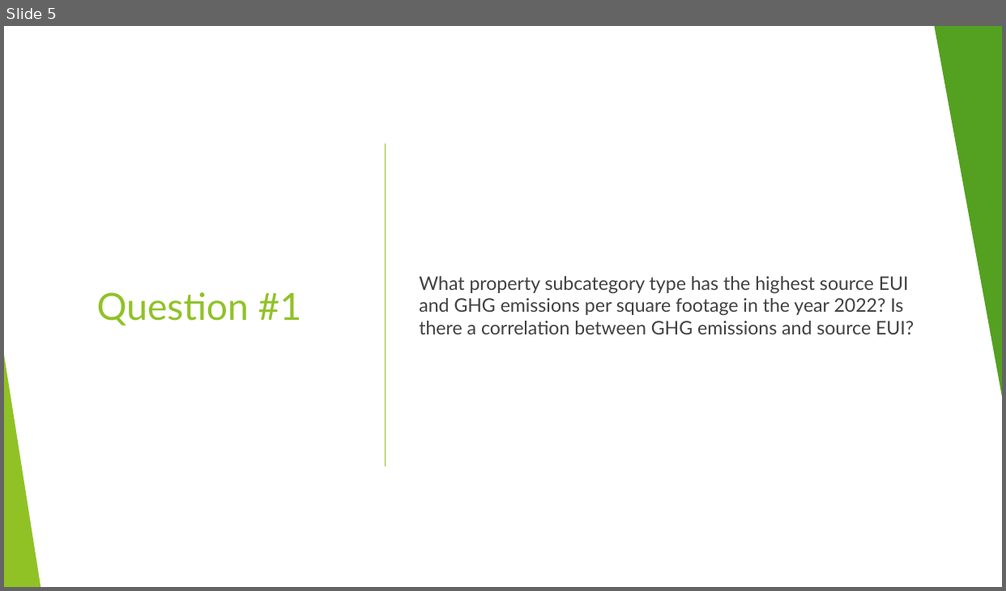
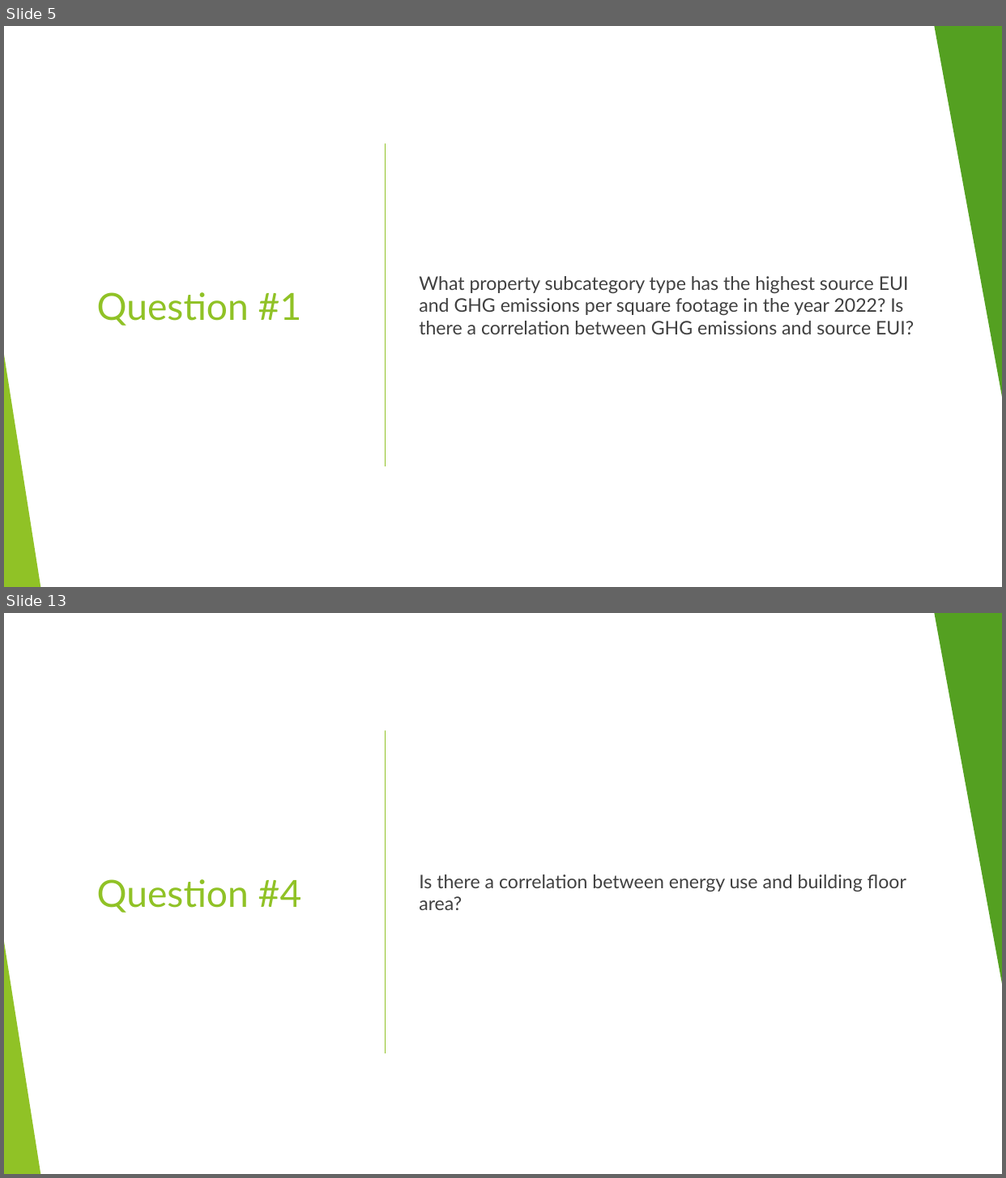
Before and after one commit to zohairnz/project-1, a slide deck: Energy Consumption Analysis for Buildings in San Francisco.pptx. Shown one above the other, each under a label of ours: slide 5 before the commit, slides 5 and 13 after it; the slides between them are not shown. The pictures are 1006x591 and 1006x1178 pixels, drawn with LibreOffice and Linux fonts; fonts in the diff are those of the drawing. Boxes give left, top, right and bottom in pixels: in the first picture for what was removed or moved away, otherwise in the second. Text is boxed around its words. In the diff, an @@ line names an element or a change of style, - is before the commit and + after.

```diff
--- a/Energy Consumption Analysis for Buildings in San Francisco.pptx
+++ b/Energy Consumption Analysis for Buildings in San Francisco.pptx
@@ slide 13 added at (x1=4, y1=613, x2=1002, y2=1174), background #FFFFFF; not listed: 10 template elements that a slide beside it also shows @@
@@ rectangle added at (x1=4, y1=613, x2=1002, y2=1174), fill #FFFFFF @@
@@ triangle added at (x1=935, y1=613, x2=1002, y2=991), fill #54A021 @@
@@ line added from (385, 731) to (385, 1053), #90C226 1 pt @@
@@ title added at (x1=97, y1=879, x2=302, y2=913), 36 pt, text #90C226 @@
+Question #4
@@ text added at (x1=419, y1=875, x2=906, y2=910), 18 pt, text #404040 @@
+Is there a correlation between energy use and building floor area?
@@ triangle added at (x1=4, y1=942, x2=40, y2=1174), fill #90C226 @@
```
Also in this commit, not shown: 2 slides changed, 10 other slides added, 1 slide removed, 3 other files.
